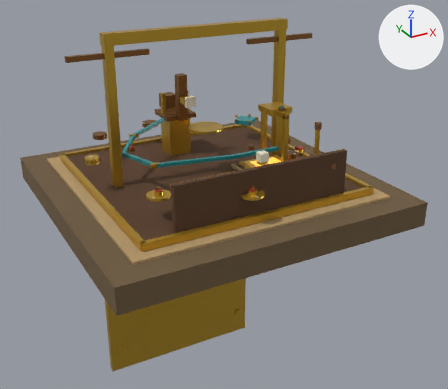
A saved change to the glTF model godot/assets/props/observatory_platform.glb.
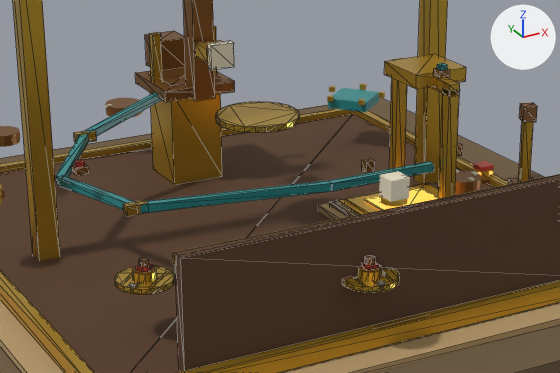
Each version is shown whole from a camera (50 mm lens) standing at (-5.6, -10.96, 4.96) and looking at (0.47, 0.07, -0.55), then close up on the part from 22% to 74% of the width and 20% to 60% of the height. Every picture has the same lights, and +X, +Y and +Z are marked at upper right. The older version's two pictures come first. The close-ups show mesh edges as thin lines. Where no turn or scale is listed for an object, it has been applied to the vertices.

The first close-up shows 'AetherLamp', 'AzimuthKnob', 'InscribeLever', 'InscriptionPlate', 'LayerDrum', 'Mold', 'Pipes', 'Platform', 'SigilSelector', 'TelescopeMount', 'ValveA', 'ValveB' and 5 more.
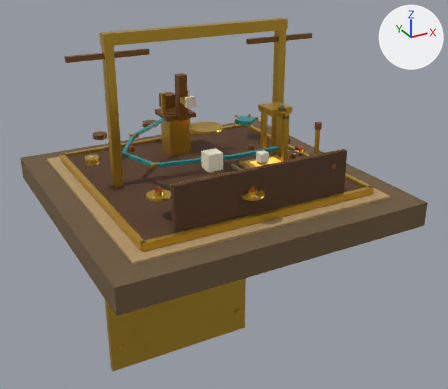
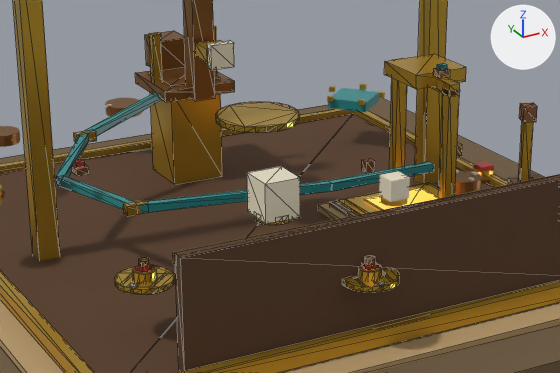
Not visible in the close-ups: 'AetherLiquid'.

Where the change shows, as pixel boxes [x1, y1, x2, y2] in the close-ups (560 x 373 px):
'AetherReservoir', added: after [247, 166, 300, 225]

The change in detail:
Mesh me_aetherreservoir is new.
It consists of a 16-sided cylinder along z spanning x -0.14..0.14, y -0.14..0.14, z 0.0..0.06; a box spanning x -0.14..0.14, y -0.14..0.14, z 0.03..0.33.
It uses material mat_palette_018.
Mesh me_aetherliquid is new.
It is a box spanning x -0.1..0.1, y -0.1..0.1, z 0.0..0.2.
It uses material mat_palette_019.
Object 'AetherReservoir' (ob_aetherreservoir) is new; it shows me_aetherreservoir.
Its location is (-0.9, -2.0, 1.0).
Object 'AetherLiquid' (ob_aetherliquid) is new; it shows me_aetherliquid.
Its location is (-0.9, -2.0, 1.0).
